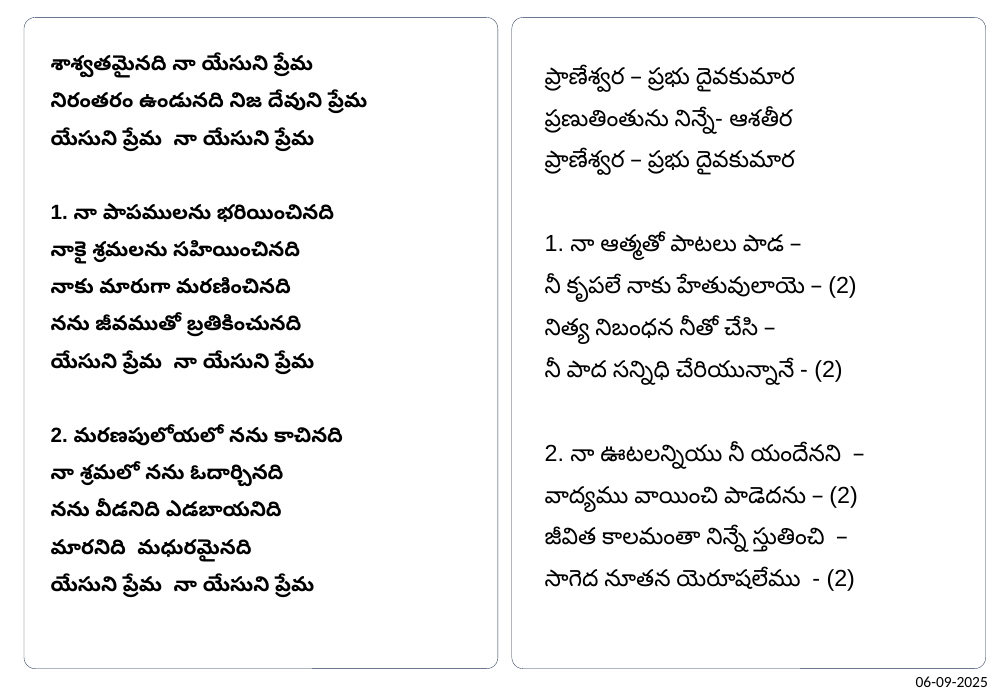
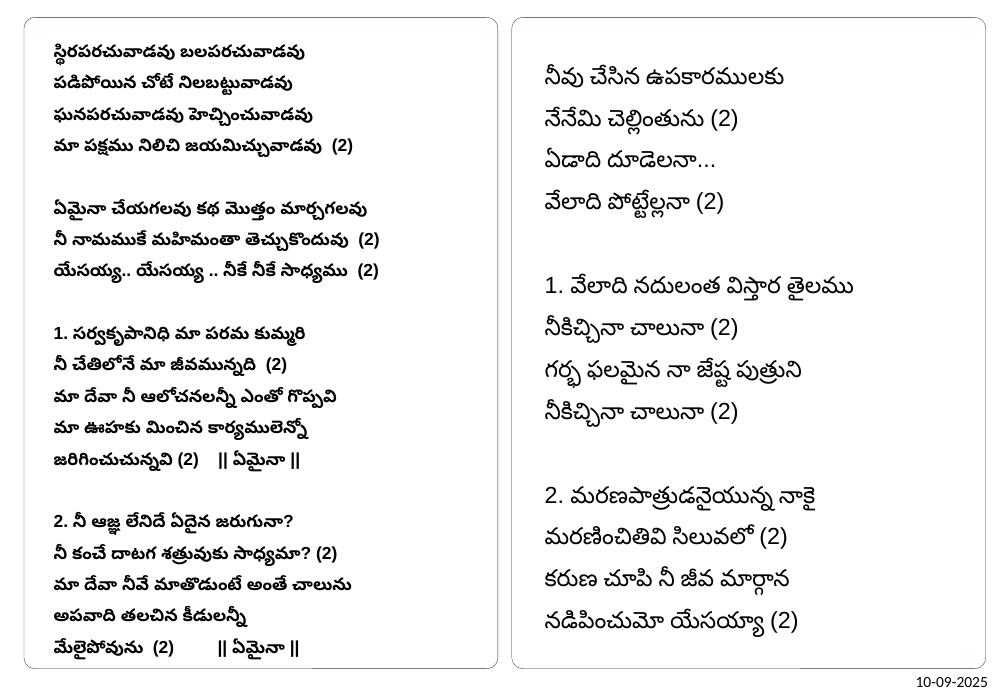
Before and after one commit to venu-webdev/songsDb, a slide deck: slide 1 of songsTemplate.pptx. Drawn at 1008x698 pixels with LibreOffice and Linux fonts; fonts in the diff are those of the drawing. Boxes give left, top, right and bottom in pixels: in the first picture for what was removed or moved away, otherwise in the second. Text is boxed around its words. In the diff, an @@ line names an element or a change of style, - is before the commit and + after.

```diff
--- a/songsTemplate.pptx
+++ b/songsTemplate.pptx
@@ text at <box>54,44,379,660</box>: text changed; size 16 to 13.5 pt @@
-శాశ్వతమైనది నా యేసుని ప్రేమ
-నిరంతరం ఉండునది నిజ దేవుని ప్రేమ
-యేసుని ప్రేమ నా యేసుని ప్రేమ
-1. నా పాపములను భరియించినది
-నాకై శ్రమలను సహియించినది
-నాకు మారుగా మరణించినది
-నను జీవముతో బ్రతికించునది
-యేసుని ప్రేమ నా యేసుని ప్రేమ
-2. మరణపులోయలో నను కాచినది
-నా శ్రమలో నను ఓదార్చినది
-నను వీడనిది ఎడబాయనిది
-మారనిది మధురమైనది
-యేసుని ప్రేమ నా యేసుని ప్రేమ
+స్థిరపరచువాడవు బలపరచువాడవు
+పడిపోయిన చోటే నిలబట్టువాడవు
+ఘనపరచువాడవు హెచ్చించువాడవు
+మా పక్షము నిలిచి జయమిచ్చువాడవు (2)
+ఏమైనా చేయగలవు కథ మొత్తం మార్చగలవు
+నీ నామముకే మహిమంతా తెచ్చుకొందువు (2)
+యేసయ్య.. యేసయ్య .. నీకే నీకే సాధ్యము (2)
+1. సర్వకృపానిధి మా పరమ కుమ్మరి
+నీ చేతిలోనే మా జీవమున్నది (2)
+మా దేవా నీ ఆలోచనలన్నీ ఎంతో గొప్పవి
+మా ఊహకు మించిన కార్యములెన్నో
+జరిగించుచున్నవి (2) || ఏమైనా ||
+2. నీ ఆజ్ఞ లేనిదే ఏదైన జరుగునా?
+నీ కంచే దాటగ శత్రువుకు సాధ్యమా? (2)
+మా దేవా నీవే మాతొడుంటే అంతే చాలును
+అపవాది తలచిన కీడులన్నీ
+మేలైపోవును (2) || ఏమైనా ||
@@ text at <box>545,67,854,637</box>: text changed @@
-ప్రాణేశ్వర – ప్రభు దైవకుమార
-ప్రణుతింతును నిన్నే- ఆశతీర
-ప్రాణేశ్వర – ప్రభు దైవకుమార
-1. నా ఆత్మతో పాటలు పాడ –
-నీ కృపలే నాకు హేతువులాయె – (2)
-నిత్య నిబంధన నీతో చేసి –
-నీ పాద సన్నిధి చేరియున్నానే - (2)
-2. నా ఊటలన్నియు నీ యందేనని –
-వాద్యము వాయించి పాడెదను – (2)
-జీవిత కాలమంతా నిన్నే స్తుతించి –
-సాగెద నూతన యెరూషలేము - (2)
+నీవు చేసిన ఉపకారములకు
+నేనేమి చెల్లింతును (2)
+ఏడాది దూడెలనా...
+వేలాది పోట్టేల్లనా (2)
+1. వేలాది నదులంత విస్తార తైలము
+నీకిచ్చినా చాలునా (2)
+గర్భ ఫలమైన నా జేష్ట పుత్రుని
+నీకిచ్చినా చాలునా (2)
+2. మరణపాత్రుడనైయున్న నాకై
+మరణించితివి సిలువలో (2)
+కరుణ చూపి నీ జీవ మార్గాన
+నడిపించుమో యేసయ్యా (2)
@@ text at <box>916,677,988,687</box>: text changed @@
-06-09-2025
+10-09-2025
```
Also in this commit, not shown: 1 other slide changed, 4 other files.
